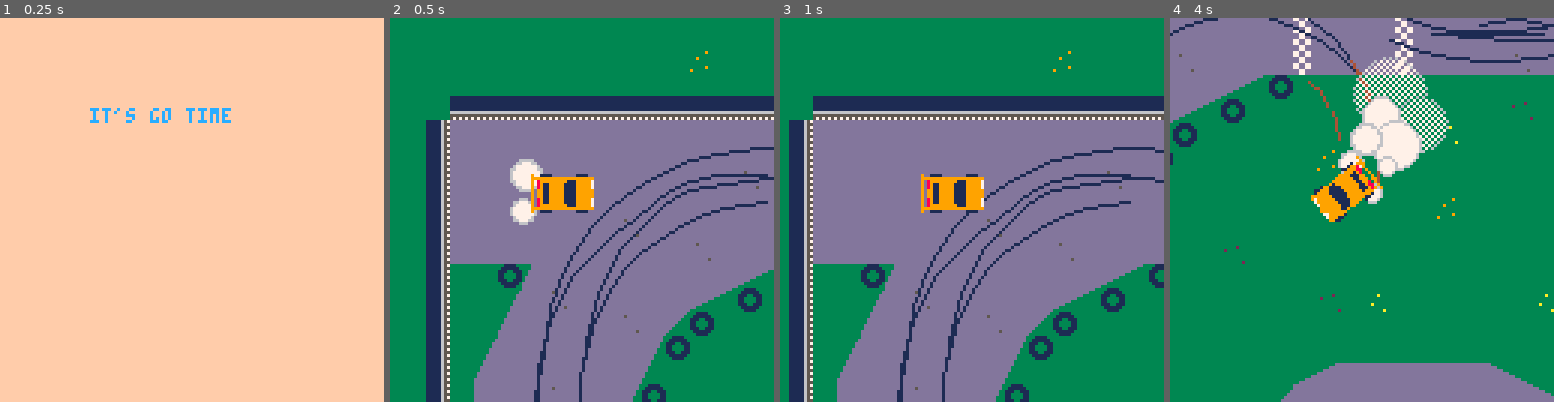
Above: before the commit, frames 1-4 (left to right).
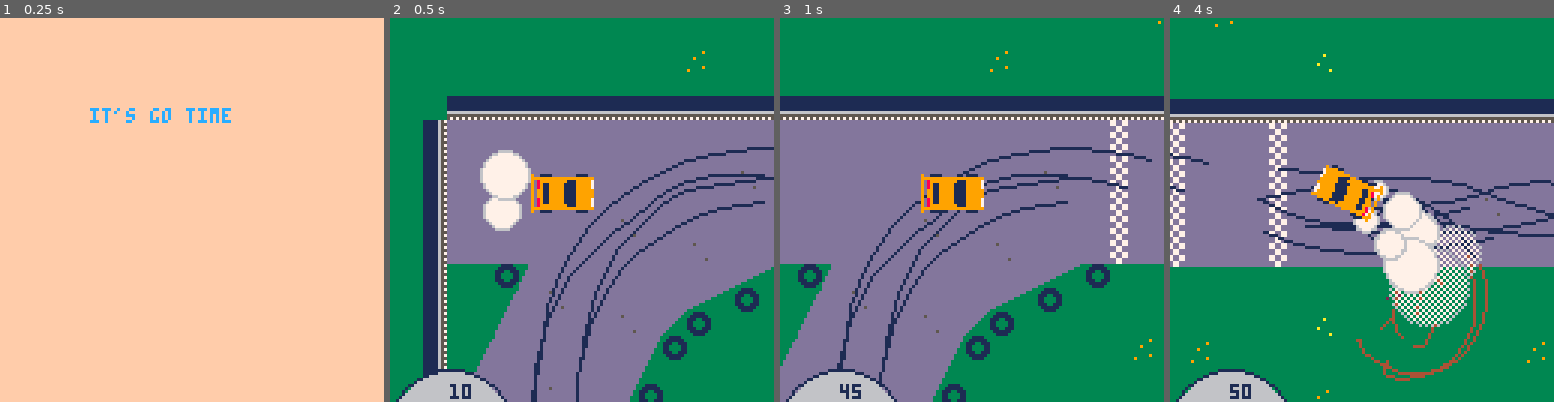
Above: after the commit, the same moments.

Repository: graearea/pico8
Game: PICO-8 cartridge skidmarks.p8
The game is run twice, just before and just after one commit, with the same random seed, the same clock (stepped at 60 frames per second) and the same inputs.
Inputs:
- Up to frame 1 (0.25 s): no input
- Up to frame 2 (0.5 s): tap X (X key) at 0.33 s
- Up to frame 3 (1 s): tap O (Z key) at 0.7 s
- Up to frame 4 (4 s): tap X (X key) at 1.07, 1.85, 2.97 s; hold Right 1.6-2.1 s; tap O (Z key) every 0.4 s from 1.7 to 3.7 s; hold Right 2.47-3.03 s; hold Left 3.08-3.58 s

Frame 1 is identical in both runs. In frame 2, 11% of the frame differs, in the area x 1-100%, y 8-100%; in frame 3, 24%; in frame 4, 70%, in the area x 0-100%, y 0-100%.

Commit message:
crappy speedo

Diff:
--- a/skidmarks.p8
+++ b/skidmarks.p8
@@ -31,7 +31,7 @@
 print("it's go time",30,30,12)
 end
 
-function _update()
+function _update60()
  --do something
  drawstart()
  if(btn(❎)) then
@@ -85,6 +85,7 @@
   end
   car:draw()
   if bob!="" then printh(bob) end
+  draw_speedo()
  end
 end
 
@@ -202,8 +203,8 @@
 
   self.x=self.x+dx
   self.y=self.y+dy
-  local speed =flr(speed_of(dx,dy))
-  sfx(speed*2+1)
+  self.speed =flr(speed_of(dx,dy)*30)
+
 
   local angle=self.angle%360
   local dangle=(flr(atan2(self.dy,self.dx)*360)+90)%360
@@ -406,6 +407,17 @@
 
 end
 
+function draw_speedo()
+local rad=20
+local spdo_x=window_x+20
+local spdo_y=window_y+128
+ circ(spdo_x,spdo_y+10,rad+1,1)
+ circfill(spdo_x,spdo_y+10,rad,6)
+ draw_taco(car.speed,spdo_x,spdo_y)
+end
+function draw_taco(speed,x,y)
+ print(speed,x,y-6, 1)
+end
 -->8
 -- add_new_dust(
 -- pos.x,
